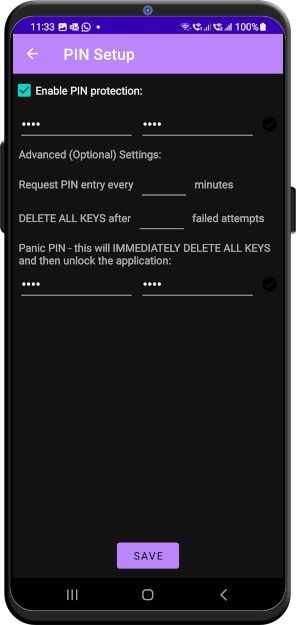
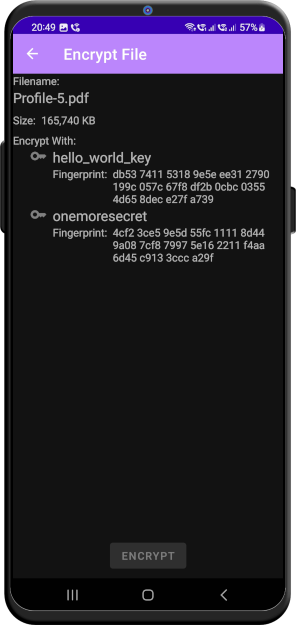
Before/after of a w=296, h=625 layered artwork. What changed in the layer stack:
added layer "Screenshot_20230929_204924_OneMoreSecret.jpg-Kopie" above "Eingefügte Ebene" over [13, 22, 277, 601]
